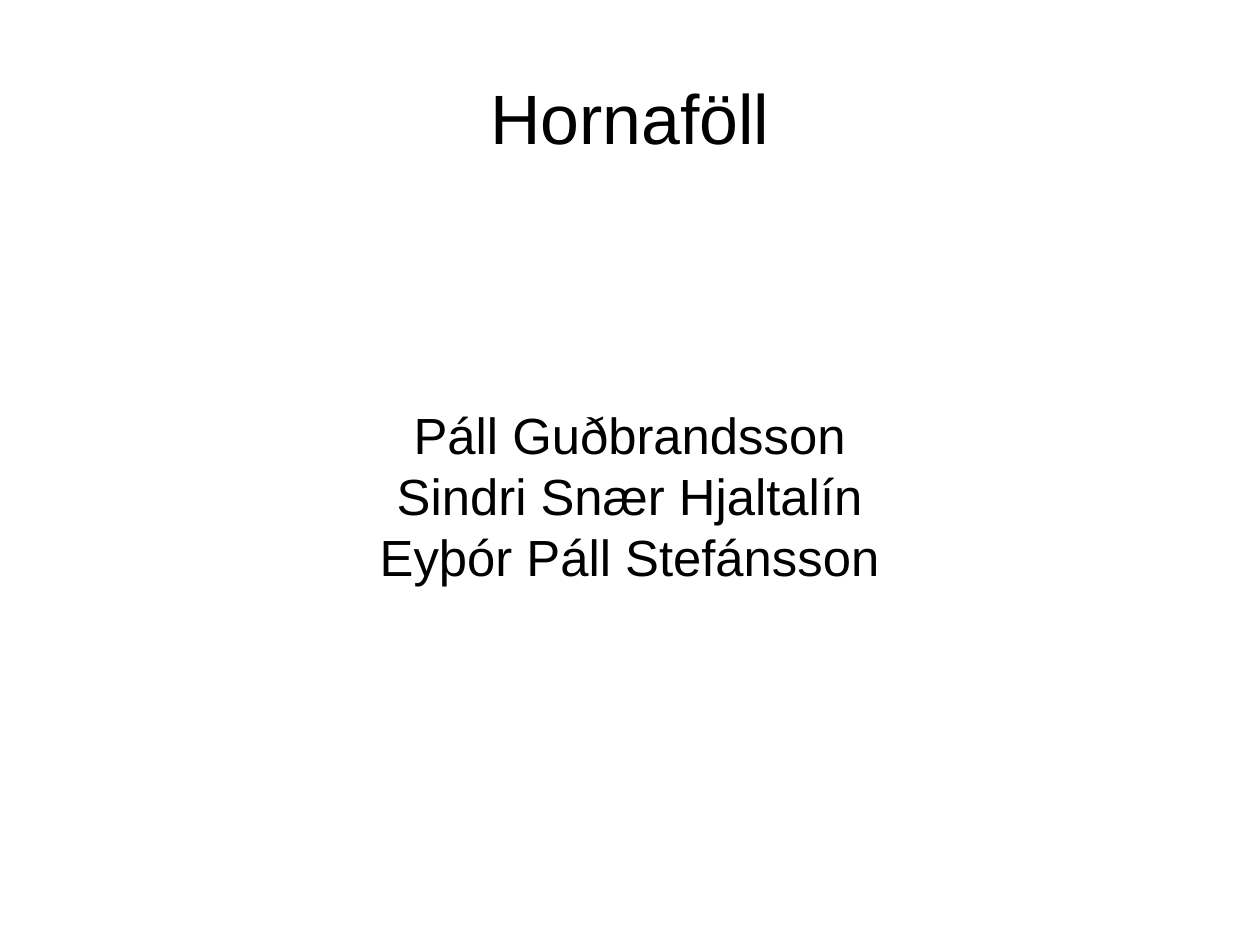
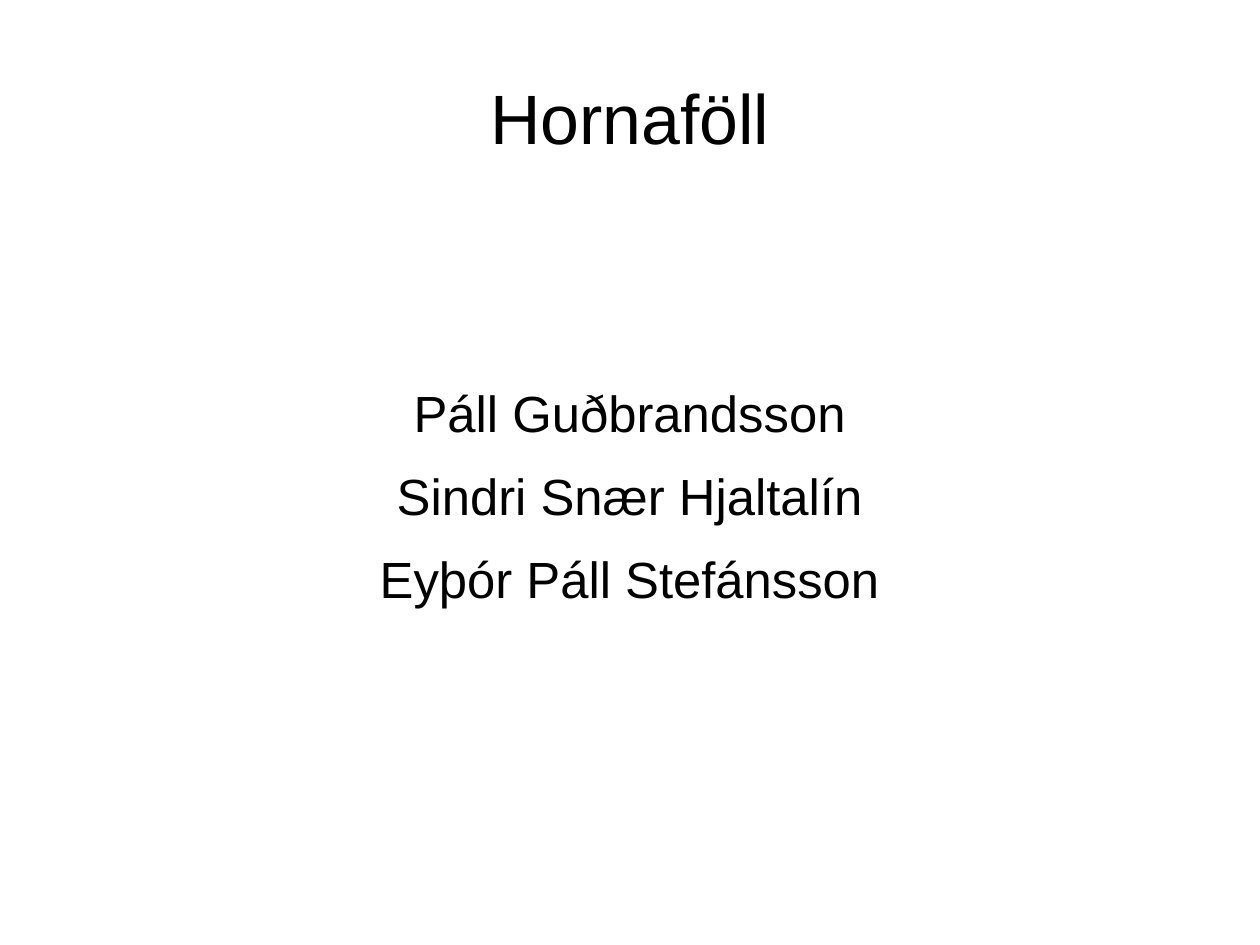
Before and after one commit to PallGudbrandsson/Skoli-2016V, a slide deck: slide 1 of STÆ/Sin Cos Tan kynning.odp. Drawn at 1260x945 pixels with LibreOffice and Linux fonts; fonts in the diff are those of the drawing. Boxes give left, top, right and bottom in pixels: in the first picture for what was removed or moved away, otherwise in the second. Text is boxed around its words. In the diff, an @@ line names an element or a change of style, - is before the commit and + after.

```diff
--- a/STÆ/Sin Cos Tan kynning.odp
+++ b/STÆ/Sin Cos Tan kynning.odp
@@ subtitle "Páll Guðbrandsson" at (380, 394, 879, 609): more space between paragraphs @@
```
Also in this commit, not shown: 3 other slides changed, 2 slides added, 2 slides removed, 44 other files.
